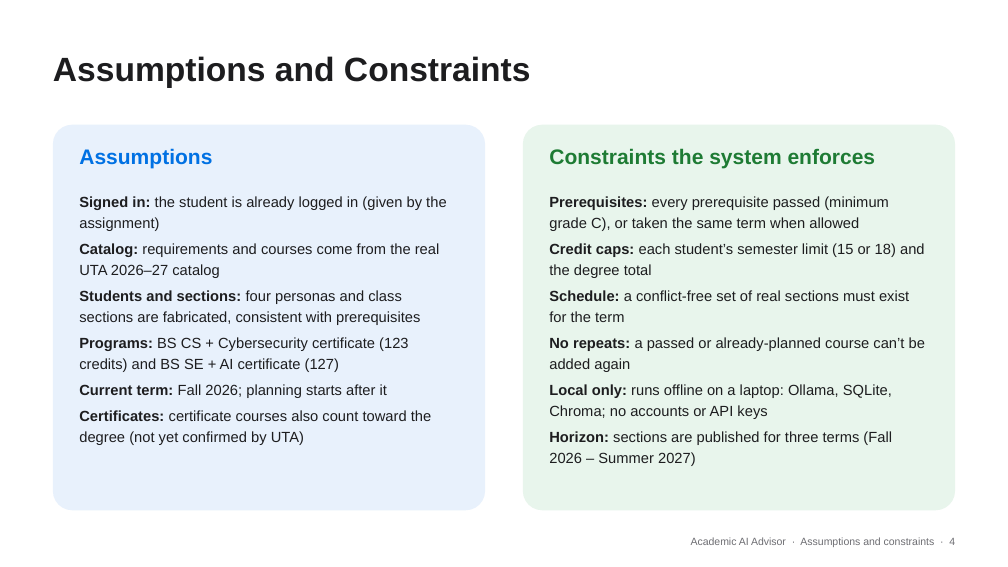
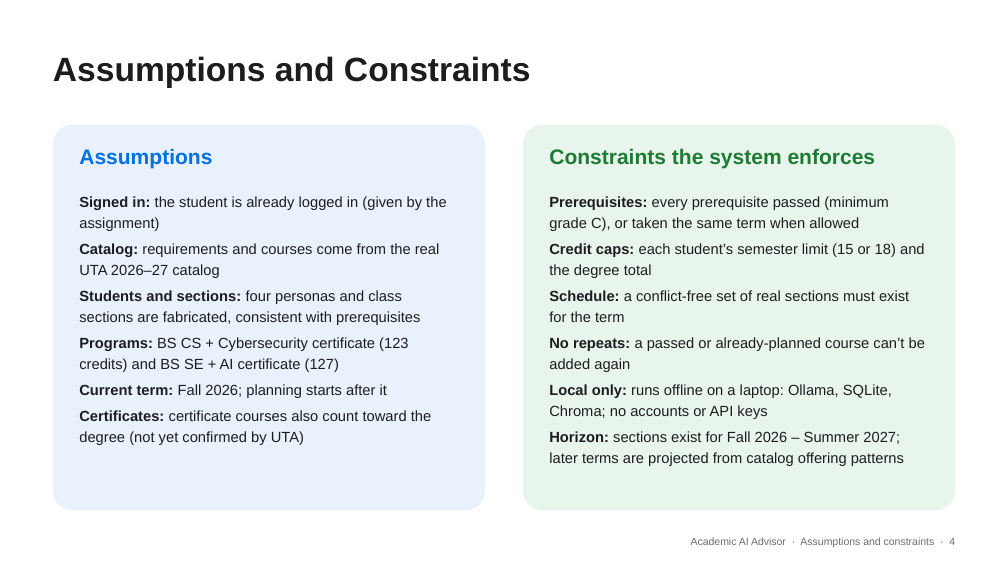
Before and after one commit to JordanTaylorGit/CSE-4392-AI-Academic-Advisor, a slide deck: slide 4 of deliverables/AI_Advisor_Presentation.pptx. Drawn at 1008x567 pixels with LibreOffice and Linux fonts; fonts in the diff are those of the drawing. Boxes give left, top, right and bottom in pixels: in the first picture for what was removed or moved away, otherwise in the second. Text is boxed around its words. In the diff, an @@ line names an element or a change of style, - is before the commit and + after.

```diff
--- a/deliverables/AI_Advisor_Presentation.pptx
+++ b/deliverables/AI_Advisor_Presentation.pptx
@@ text at (x1=549, y1=431, x2=904, y2=466): text changed @@
-Horizon: sections are published for three terms (Fall 2026 – Summer 2027)
+Horizon: sections exist for Fall 2026 – Summer 2027; later terms are projected from catalog offering patterns
```
Also in this commit, not shown: 7 other slides changed, 20 other files.
